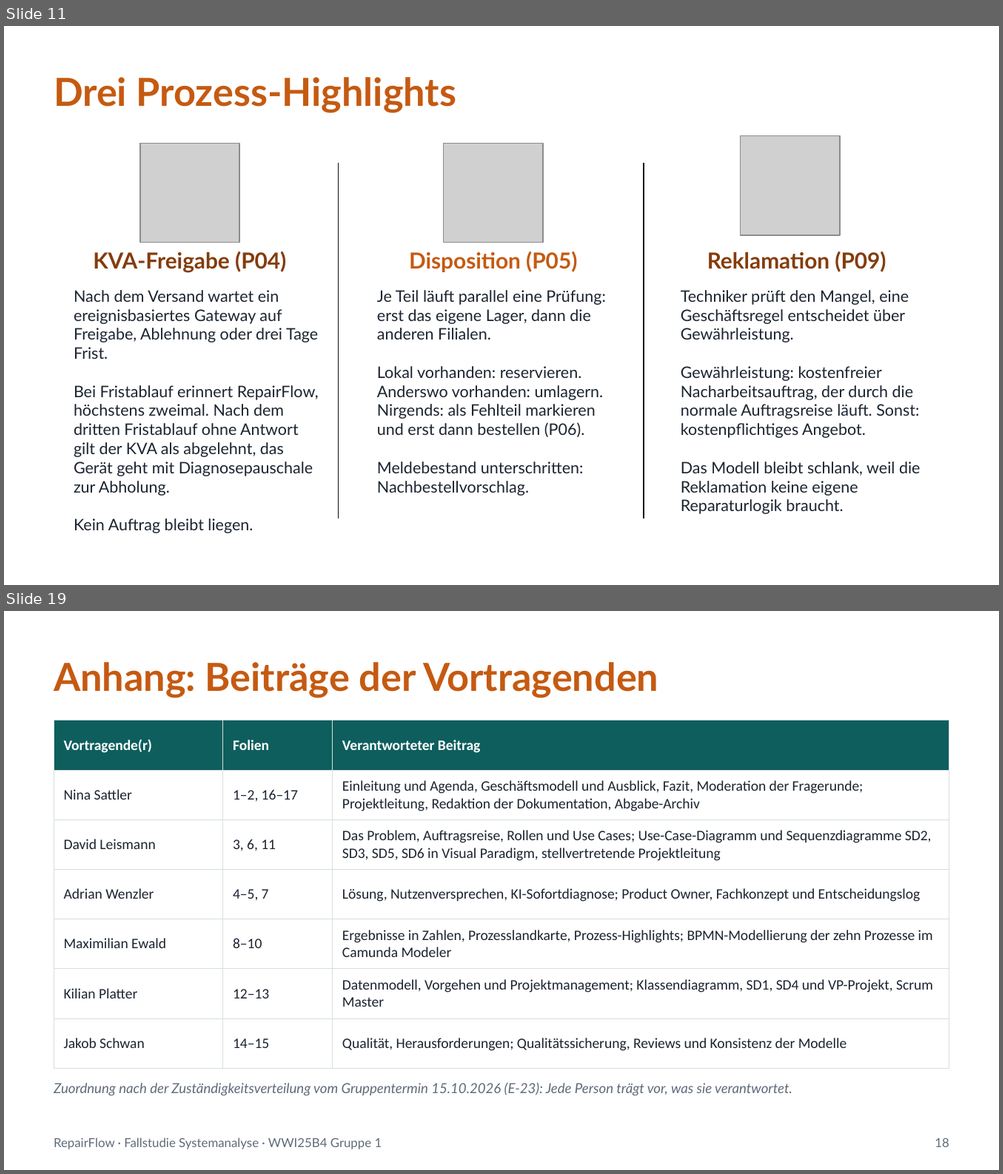
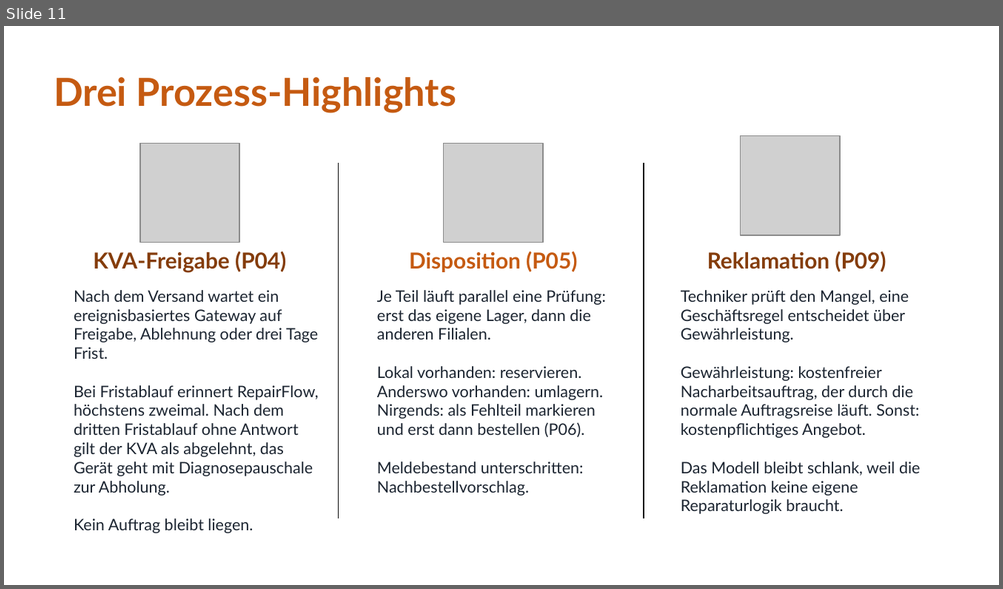
Before and after one commit to jakobschwan123-cmd/casestudy-semester-3, a slide deck: 4_praesentation/Abschlusspraesentation.pptx. Shown one above the other, each under a label of ours: slides 11 and 19 before the commit, slide 11 after it; the slides between them are not shown. The pictures are 1003x1174 and 1003x589 pixels, drawn with LibreOffice and Linux fonts; fonts in the diff are those of the drawing; grey boxes stand for pictures. Boxes give left, top, right and bottom in pixels: in the first picture for what was removed or moved away, otherwise in the second. Text is boxed around its words. In the diff, an @@ line names an element or a change of style, - is before the commit and + after.

```diff
--- a/4_praesentation/Abschlusspraesentation.pptx
+++ b/4_praesentation/Abschlusspraesentation.pptx
@@ slide 19 removed at [4, 611, 999, 1170], background #FFFFFF @@
@@ text removed at [54, 662, 658, 698] @@
-Anhang: Beiträge der Vortragenden
@@ table removed at [54, 721, 949, 1068], 7 rows, 3 columns @@
-Vortragende(r) | Folien | Verantworteter Beitrag
-Nina Sattler | 1–2, 16–17 | Einleitung und Agenda, Geschäftsmodell und Ausblick, Fazit, Moderation der Fragerunde; Projektleitung, Redaktion der Dokumentation, Abgabe-Archiv
-David Leismann | 3, 6, 11 | Das Problem, Auftragsreise, Rollen und Use Cases; Use-Case-Diagramm und Sequenzdiagramme SD2, SD3, SD5, SD6 in Visual Paradigm, stellvertretende Projektleitung
-Adrian Wenzler | 4–5, 7 | Lösung, Nutzenversprechen, KI-Sofortdiagnose; Product Owner, Fachkonzept und Entscheidungslog
-Maximilian Ewald | 8–10 | Ergebnisse in Zahlen, Prozesslandkarte, Prozess-Highlights; BPMN-Modellierung der zehn Prozesse im Camunda Modeler
-Kilian Platter | 12–13 | Datenmodell, Vorgehen und Projektmanagement; Klassendiagramm, SD1, SD4 und VP-Projekt, Scrum Master
-Jakob Schwan | 14–15 | Qualität, Herausforderungen; Qualitätssicherung, Reviews und Konsistenz der Modelle
@@ text removed at [54, 1083, 792, 1096] @@
-Zuordnung nach der Zuständigkeitsverteilung vom Gruppentermin 15.10.2026 (E-23): Jede Person trägt vor, was sie verantwortet.
@@ text removed at [54, 1138, 382, 1150] @@
-RepairFlow · Fallstudie Systemanalyse · WWI25B4 Gruppe 1
@@ text removed at [934, 1139, 949, 1147] @@
-18
```
Also in this commit, not shown: 5 slides changed.
